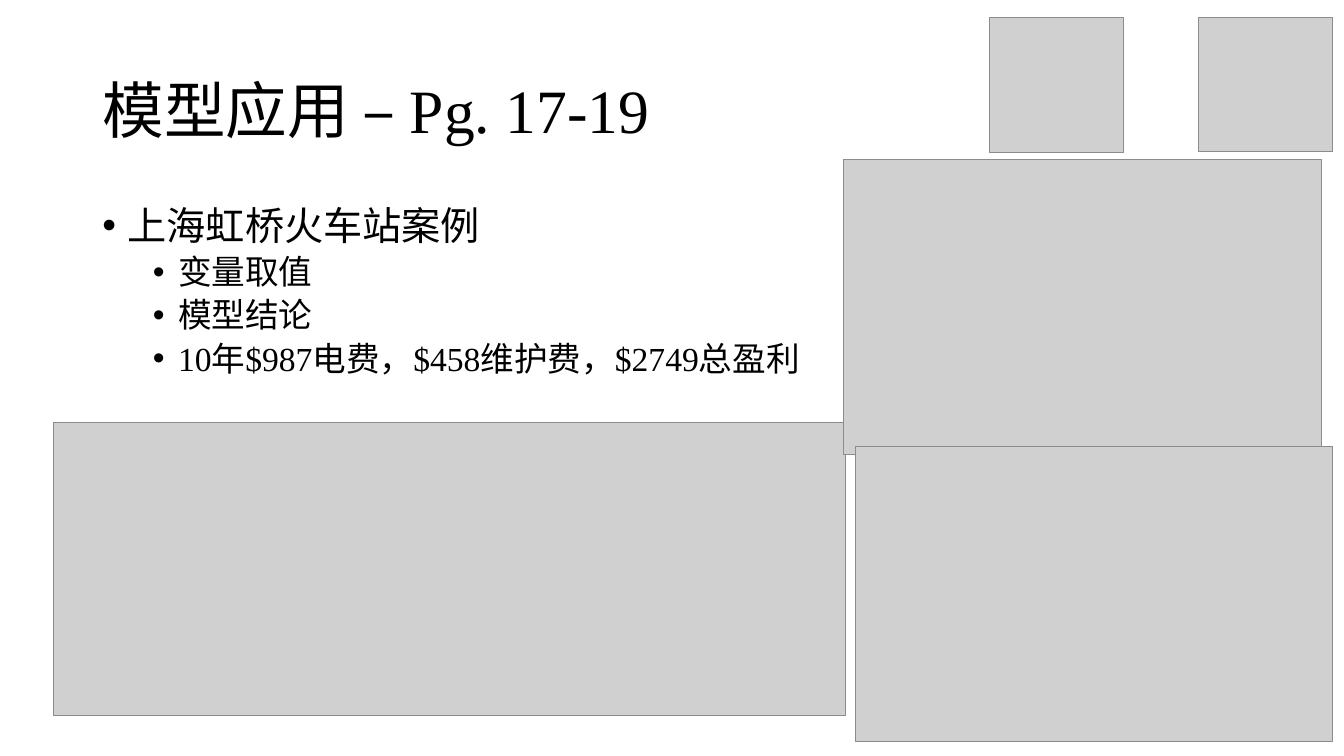
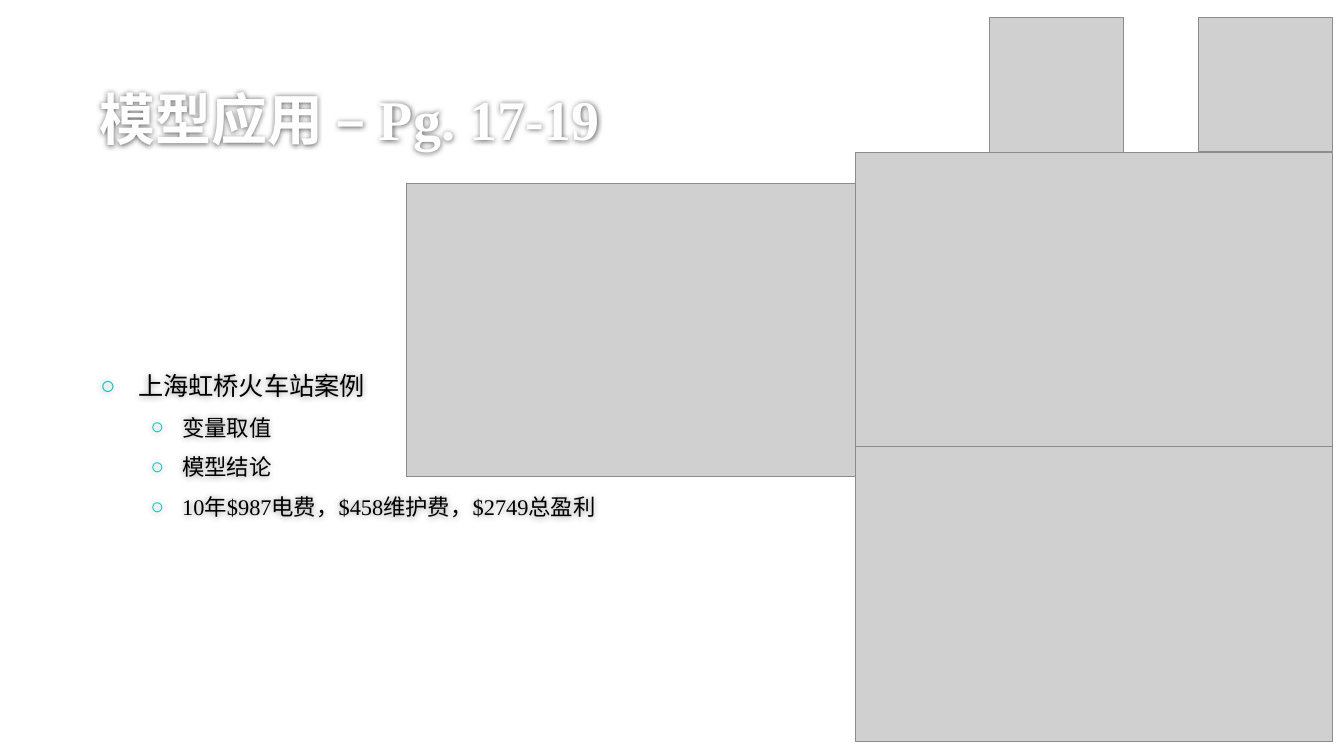
Before and after one commit to stOOrz-Science-Mind/2019_HiMCM_A_10006, a slide deck: slide 37 of 10005.pptx (slide 36 before the commit). Drawn at 1344x756 pixels with LibreOffice and Linux fonts; fonts in the diff are those of the drawing; grey boxes stand for pictures; background and template pictures are left out. Boxes give left, top, right and bottom in pixels: in the first picture for what was removed or moved away, otherwise in the second. Text is boxed around its words. In the diff, an @@ line names an element or a change of style, - is before the commit and + after.

```diff
--- a/10005.pptx
+++ b/10005.pptx
@@ title "模型应用 – Pg. 17-19": place and size @@
-title "模型应用 – Pg. 17-19" at bbox=[102, 81, 650, 144]
+title "模型应用 – Pg. 17-19" at bbox=[99, 91, 600, 150]
@@ title "模型应用 – Pg. 17-19" at bbox=[99, 91, 600, 150]: size 44 to 40 pt, text colour #000000 to #FEFEFE, bold on; line spacing 0.9 to 1; vertical alignment middle to bottom @@
@@ picture: place and size @@
-picture at bbox=[844, 159, 1322, 454]
+picture at bbox=[855, 153, 1333, 448]
@@ picture: place and size @@
-picture at bbox=[53, 422, 846, 716]
+picture at bbox=[406, 184, 1199, 477]
@@ text "上海虹桥火车站案例": place and size @@
-text "上海虹桥火车站案例" at bbox=[128, 207, 800, 375]
+text "上海虹桥火车站案例" at bbox=[138, 374, 595, 517]
@@ text "上海虹桥火车站案例" at bbox=[138, 374, 595, 517]: size 28 to 18 pt in "上海虹桥火车站案例"; size 24 to 16 pt in "变量取值", "模型结论", "10年$987电费，$458维护费，$2749总盈利"; bullet • to ○; line spacing 0.9 to 1; more space between paragraphs; vertical alignment top to middle @@
```
Also in this commit, not shown: 43 other slides changed, 1 slide added.
